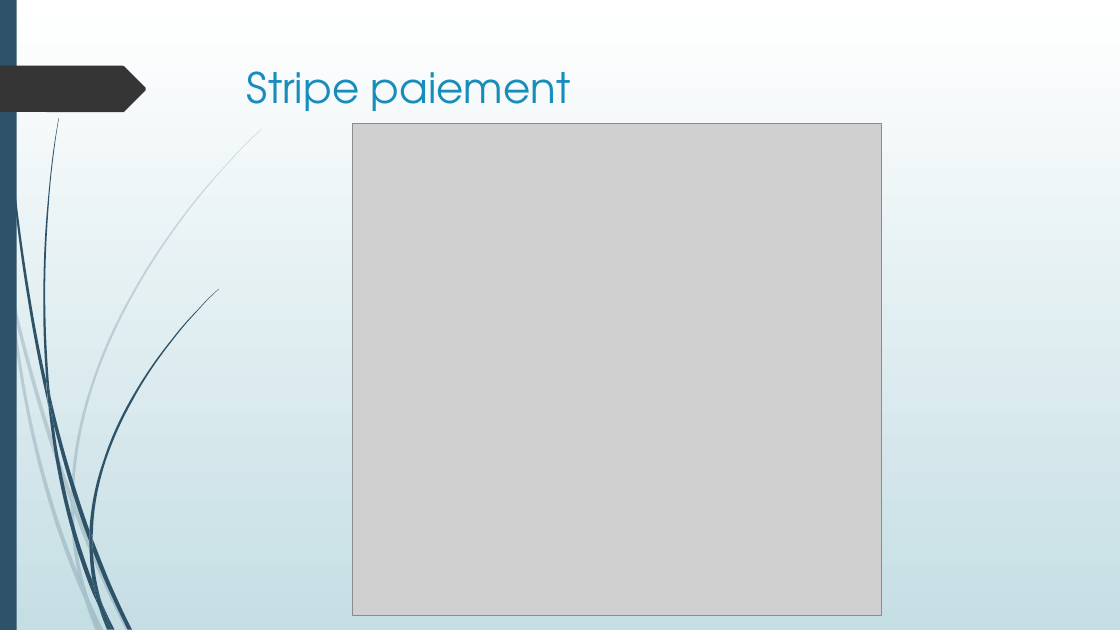
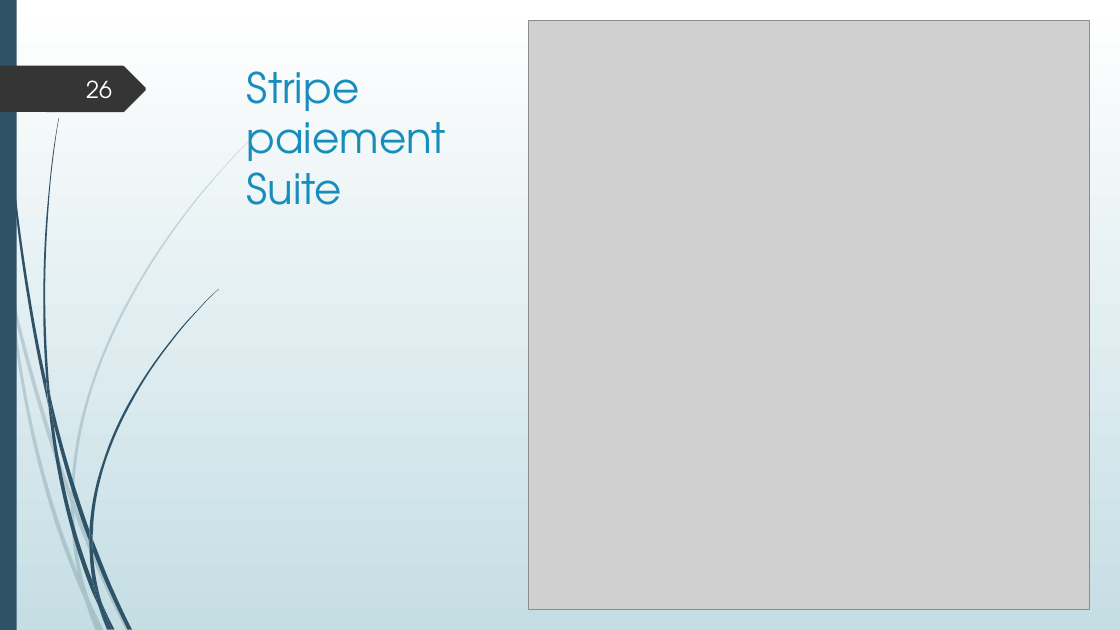
Before and after one commit to LisaF0/projet, a slide deck: slide 26 of aDoc/Projet boutique en ligne.pptx (slide 24 before the commit). Drawn at 1120x630 pixels with LibreOffice and Linux fonts; fonts in the diff are those of the drawing; grey boxes stand for pictures. Boxes give left, top, right and bottom in pixels: in the first picture for what was removed or moved away, otherwise in the second. Text is boxed around its words. In the diff, an @@ line names an element or a change of style, - is before the commit and + after.

```diff
--- a/aDoc/Projet boutique en ligne.pptx
+++ b/aDoc/Projet boutique en ligne.pptx
@@ picture added at (x1=528, y1=20, x2=1090, y2=610) @@
@@ page number added at (x1=86, y1=80, x2=112, y2=99), 20 pt, text #FEFFFF @@
+26
@@ title at (x1=247, y1=71, x2=447, y2=205): text changed @@
-Stripe paiement
+Stripe
+paiement
+Suite
@@ picture removed at (x1=353, y1=124, x2=882, y2=616) @@
```
Also in this commit, not shown: 19 other slides changed, 10 slides added, 8 slides removed, 30 other files.
